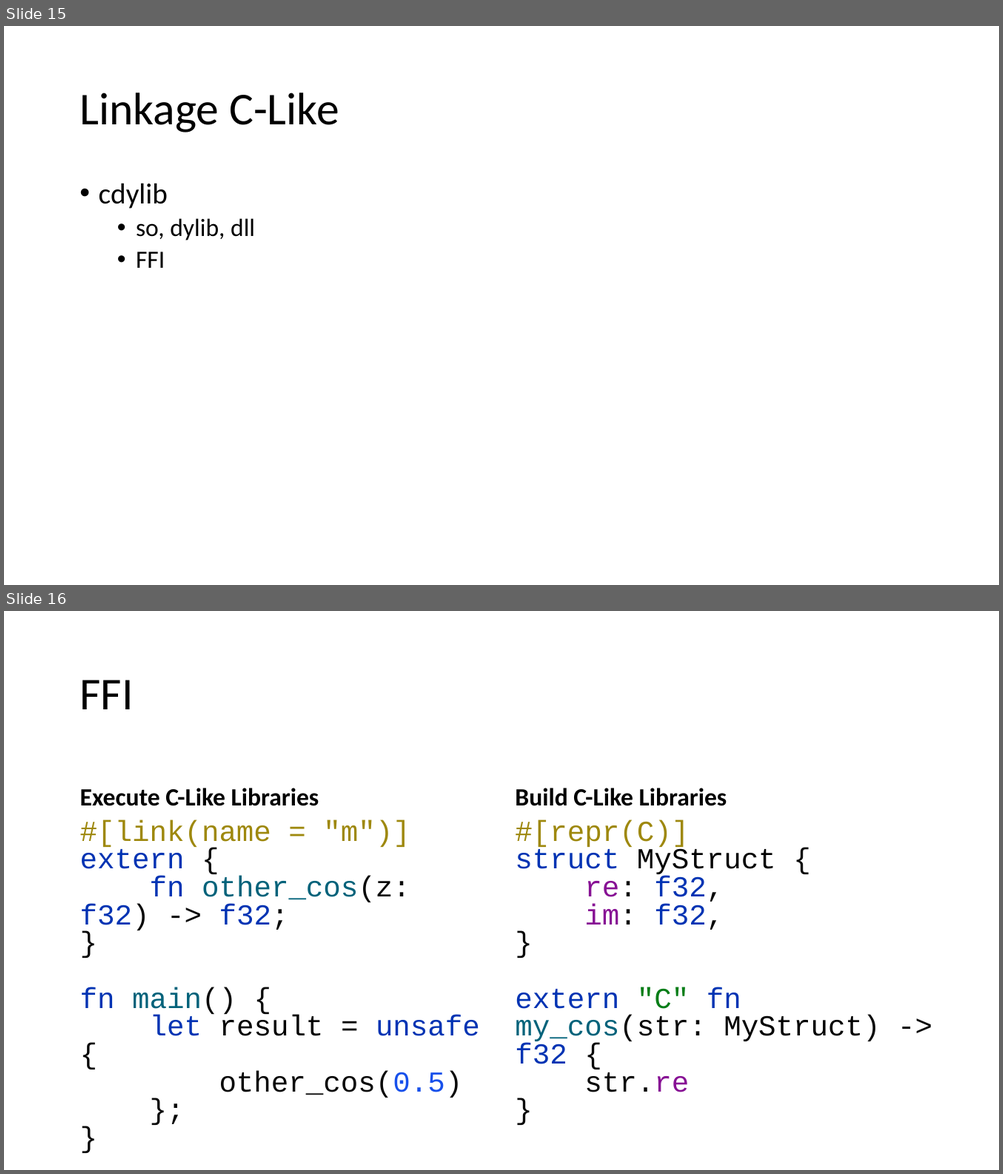
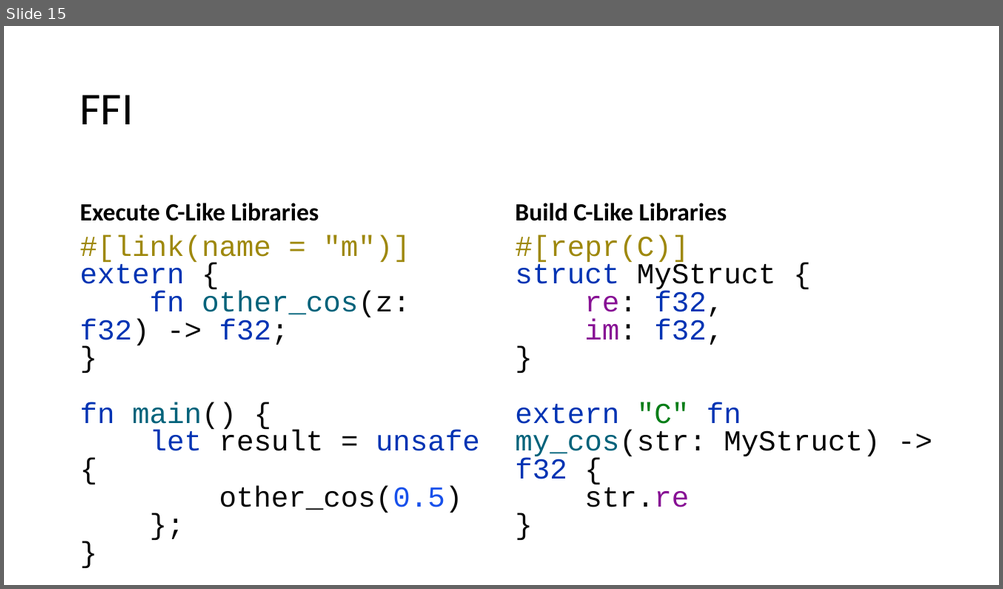
Before and after one commit to kugushev/course-rust-basics, a slide deck: pres/12-Unsafe.pptx. Shown one above the other, each under a label of ours: slides 15 and 16 before the commit, slide 15 after it. The pictures are 1003x1174 and 1003x589 pixels, drawn with LibreOffice and Linux fonts; fonts in the diff are those of the drawing. Boxes give left, top, right and bottom in pixels: in the first picture for what was removed or moved away, otherwise in the second. Text is boxed around its words. In the diff, an @@ line names an element or a change of style, - is before the commit and + after.

```diff
--- a/pres/12-Unsafe.pptx
+++ b/pres/12-Unsafe.pptx
@@ slide 15 removed at bbox=[4, 26, 999, 585], background #FFFFFF @@
@@ title removed at bbox=[79, 93, 338, 133] @@
-Linkage C-Like
@@ text removed at bbox=[99, 183, 255, 268] @@
-• cdylib
-  • so, dylib, dll
-  • FFI
@@ what was slide 16 is now slide 15 @@
```
Also in this commit, not shown: 1 slide added, 1 other slide removed, 4 other files.
